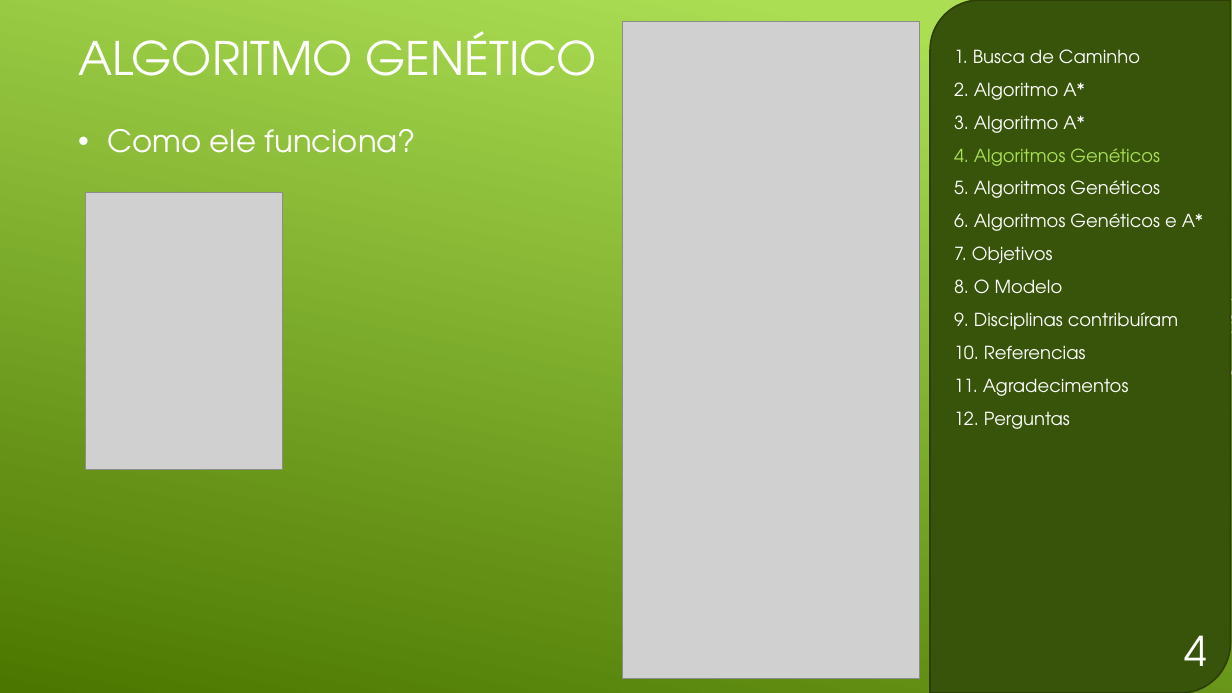
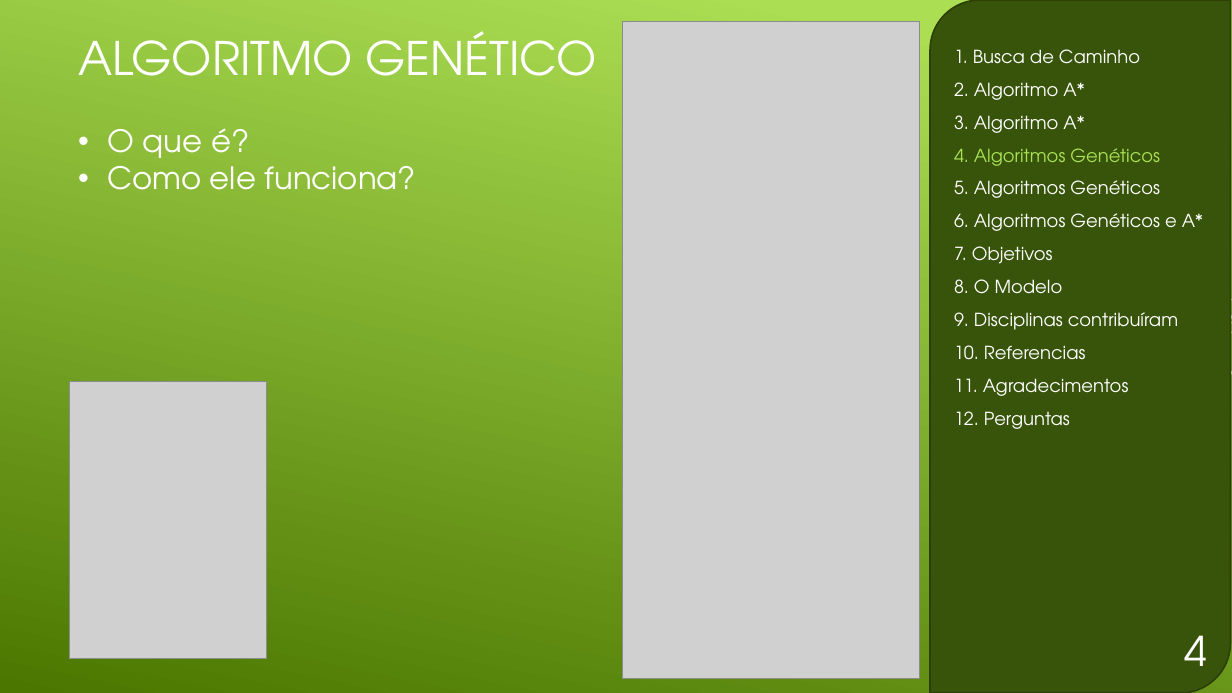
Before and after one commit to GDPLTDA/SenacTCC, a slide deck: slide 5 of Apresentação.pptx. Drawn at 1232x693 pixels with LibreOffice and Linux fonts; fonts in the diff are those of the drawing; grey boxes stand for pictures. Boxes give left, top, right and bottom in pixels: in the first picture for what was removed or moved away, otherwise in the second. Text is boxed around its words. In the diff, an @@ line names an element or a change of style, - is before the commit and + after.

```diff
--- a/Apresentação.pptx
+++ b/Apresentação.pptx
@@ text at (107,128,249,167): paragraph added @@
+• O que é?
@@ picture: place and size @@
-picture at (86,192,284,470)
+picture at (69,382,267,659)
```
Also in this commit, not shown: 4 other slides changed, 5 other files.
